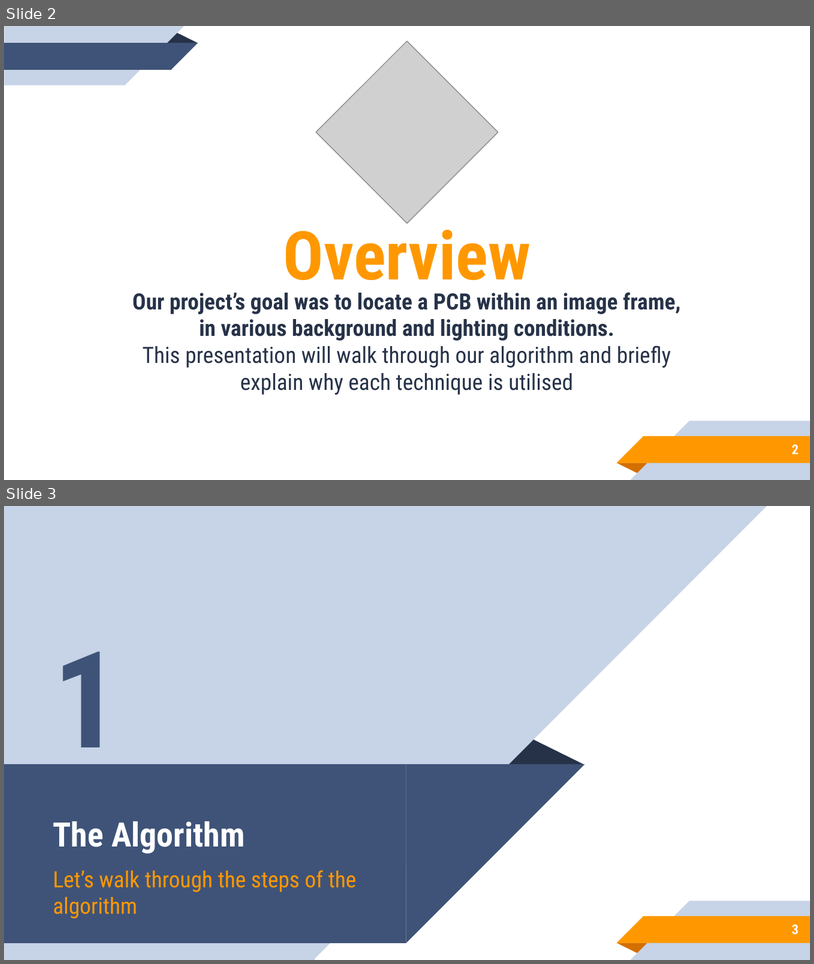
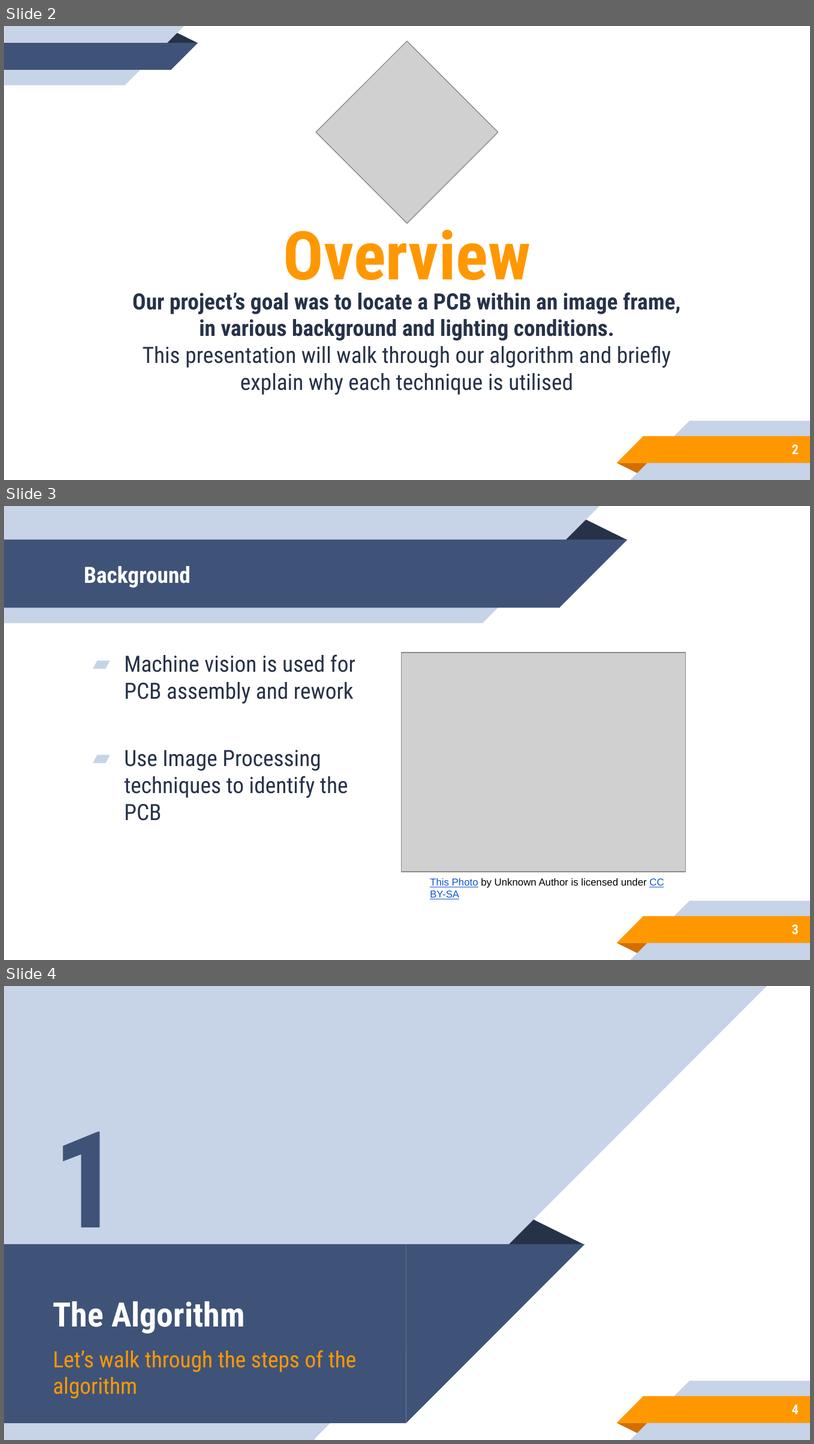
Before and after one commit to mnoseworthy/pcb_tracking_IP, a slide deck: doc/presentation.pptx. Shown one above the other, each under a label of ours: slides 2 and 3 before the commit, slides 2, 3 and 4 after it. The pictures are 814x964 and 814x1444 pixels, drawn with LibreOffice and Linux fonts; fonts in the diff are those of the drawing; grey boxes stand for pictures. Boxes give left, top, right and bottom in pixels: in the first picture for what was removed or moved away, otherwise in the second. Text is boxed around its words. In the diff, an @@ line names an element or a change of style, - is before the commit and + after.

```diff
--- a/doc/presentation.pptx
+++ b/doc/presentation.pptx
@@ slide 3 added at [4,506,810,960], background #FFFFFF; not listed: 5 template elements that a slide beside it also shows @@
@@ group added at [4,506,627,623]: 2 rectangles, 2 right triangles, 1 triangle @@
@@ title added at [84,566,191,588], 20 pt, text #FFFFFF, bold @@
+Background
@@ text added at [124,654,356,820], 20 pt, text #263248 @@
+▰ Machine vision is used for PCB assembly and rework
+▰ Use Image Processing techniques to identify the PCB
@@ picture added at [402,653,686,872] @@
@@ text added at [430,877,664,899], 9 pt, text #000000 @@
+This Photo by Unknown Author is licensed under CC BY-SA
@@ page number added at [792,924,799,934], 12 pt, text #FFFFFF, bold @@
+3
@@ what was slide 3 is now slide 4 @@
@@ page number at [792,1404,799,1414]: text changed @@
-3
+4
```
Also in this commit, not shown: 2 other files.
